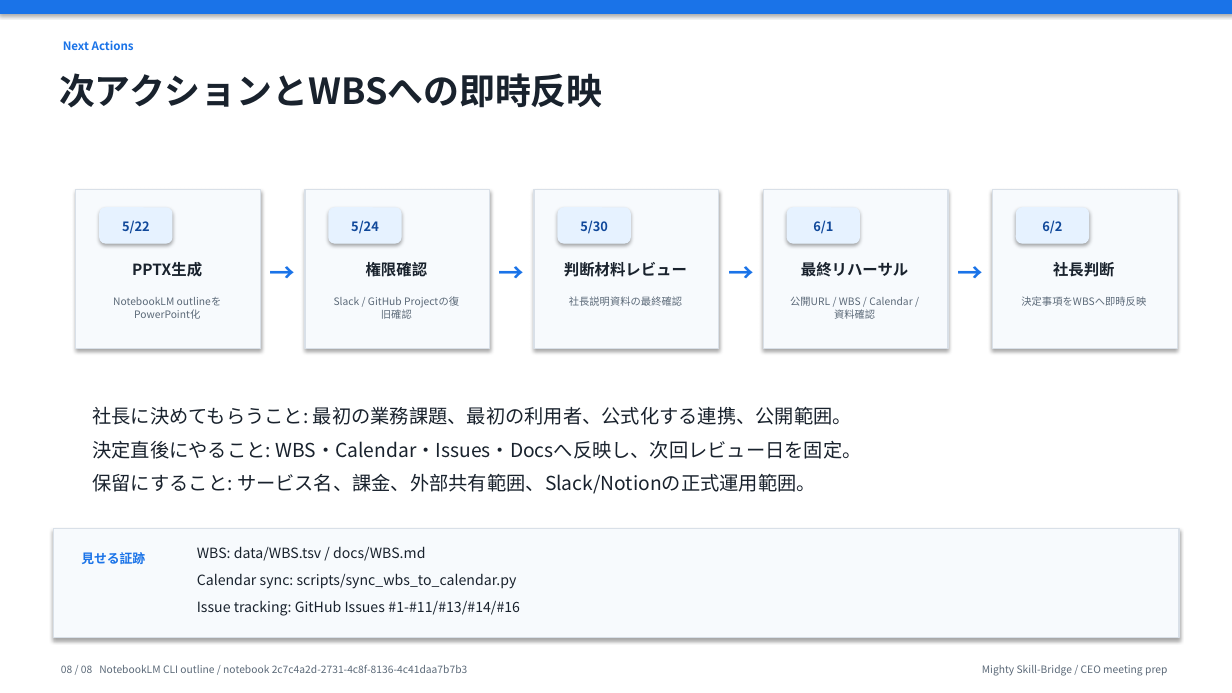
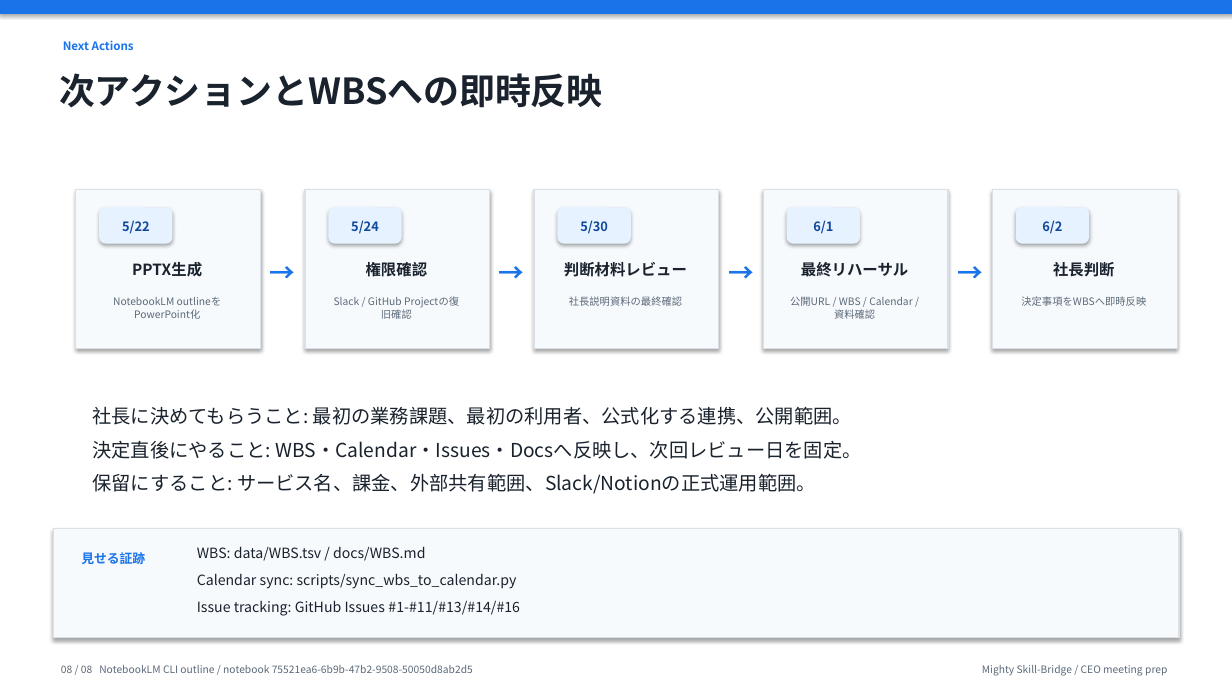
Before and after one commit to kanta13jp1/mighty-link-ai-connect, a slide deck: slide 8 of exports/knowledge_flow/mighty_skill_bridge_ceo_presentation_2026-06-02.pptx. Drawn at 1232x693 pixels with LibreOffice and Linux fonts; fonts in the diff are those of the drawing. Boxes give left, top, right and bottom in pixels: in the first picture for what was removed or moved away, otherwise in the second. Text is boxed around its words. In the diff, an @@ line names an element or a change of style, - is before the commit and + after.

```diff
--- a/exports/knowledge_flow/mighty_skill_bridge_ceo_presentation_2026-06-02.pptx
+++ b/exports/knowledge_flow/mighty_skill_bridge_ceo_presentation_2026-06-02.pptx
@@ text at [61, 665, 473, 673]: text changed @@
-08 / 08 NotebookLM CLI outline / notebook 2c7c4a2d-2731-4c8f-8136-4c41daa7b7b3
+08 / 08 NotebookLM CLI outline / notebook 75521ea6-6b9b-47b2-9508-50050d8ab2d5
```
Also in this commit, not shown: 7 other slides changed, 24 other files.
